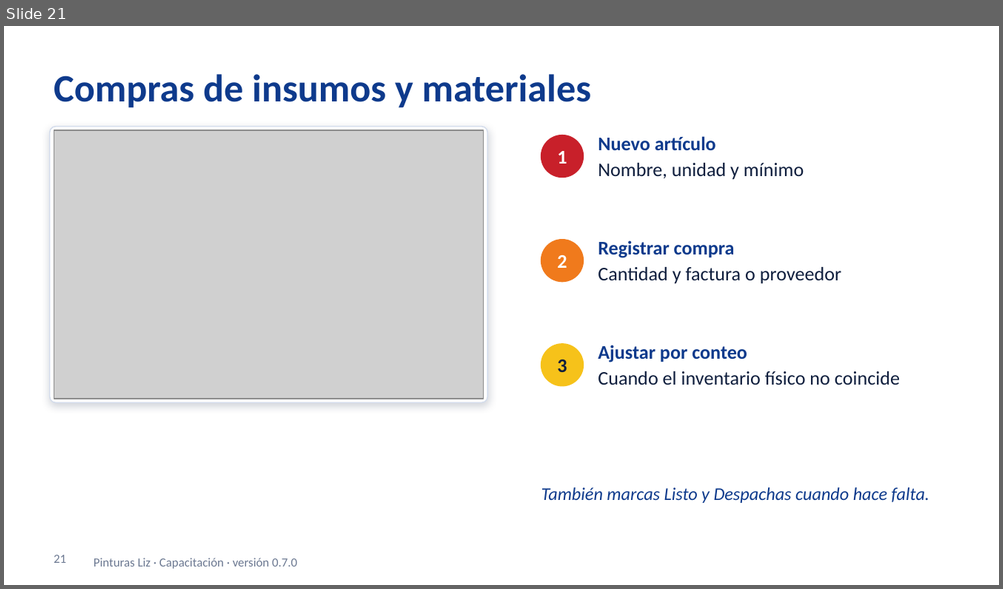
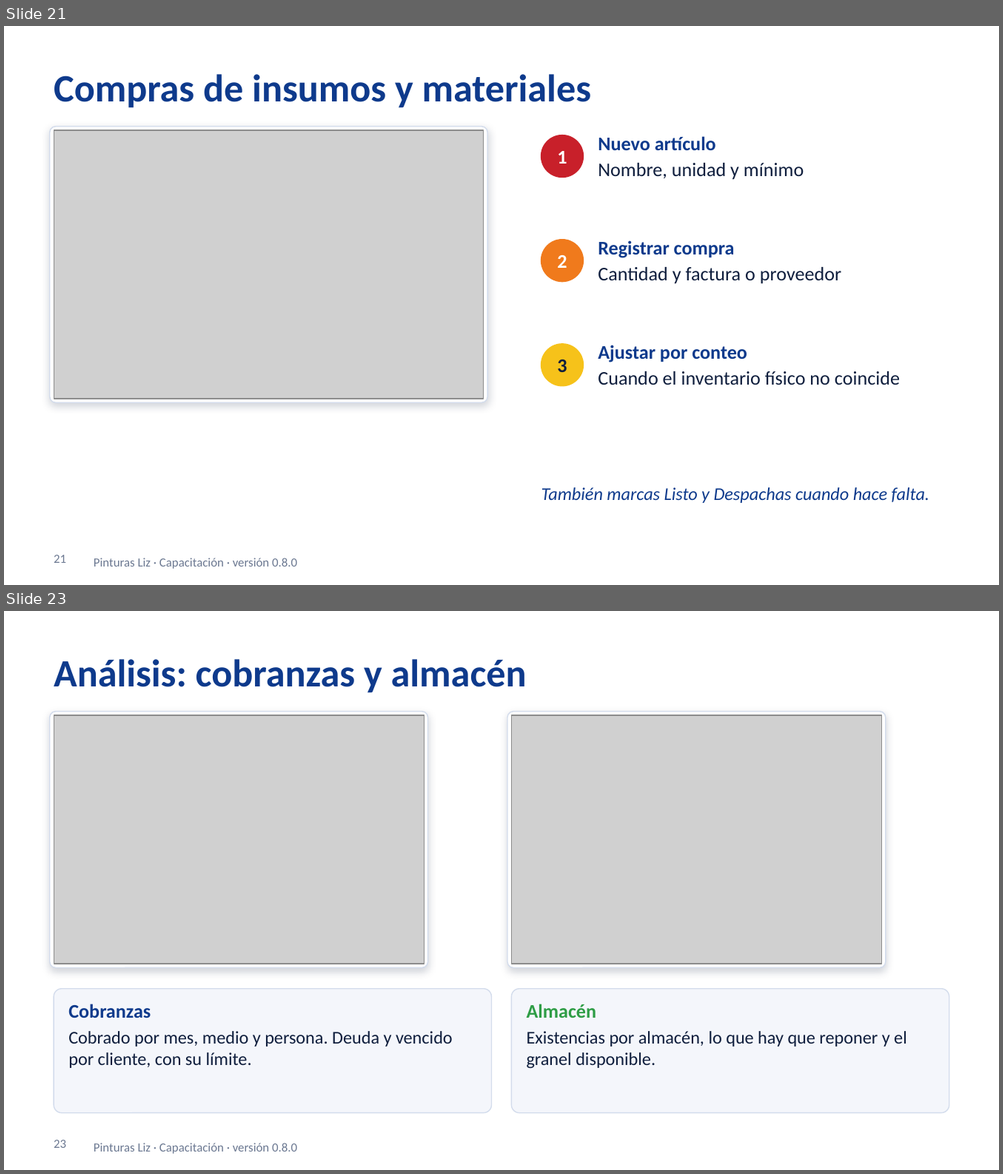
Before and after one commit to estadisticoJ/pinturas-liz-app, a slide deck: docs/capacitacion/capacitacion-pinturas-liz.pptx. Shown one above the other, each under a label of ours: slide 21 before the commit, slides 21 and 23 after it; the slides between them are not shown. The pictures are 1003x589 and 1003x1174 pixels, drawn with LibreOffice and Linux fonts; fonts in the diff are those of the drawing; grey boxes stand for pictures; background and template pictures are left out. Boxes give left, top, right and bottom in pixels: in the first picture for what was removed or moved away, otherwise in the second. Text is boxed around its words. In the diff, an @@ line names an element or a change of style, - is before the commit and + after.

```diff
--- a/docs/capacitacion/capacitacion-pinturas-liz.pptx
+++ b/docs/capacitacion/capacitacion-pinturas-liz.pptx
@@ slide 23 added at box(4, 611, 999, 1170), background #FFFFFF; not listed: 1 template element that a slide beside it also shows @@
@@ title added at box(54, 659, 526, 693), 28 pt, text #0E3A8C, bold @@
+Análisis: cobranzas y almacén
@@ rounded rectangle added at box(50, 712, 428, 968), fill #FFFFFF, outline #D3DCEC 0.75 pt @@
@@ picture added at box(54, 715, 424, 964) @@
@@ rounded rectangle added at box(507, 712, 885, 968), fill #FFFFFF, outline #D3DCEC 0.75 pt @@
@@ picture added at box(511, 715, 881, 964) @@
@@ rounded rectangle added at box(54, 989, 492, 1113), fill #F4F6FB, outline #D3DCEC 0.75 pt @@
@@ text added at box(68, 1004, 452, 1068), 13 pt, text #0F1E3D @@
+Cobranzas
+Cobrado por mes, medio y persona. Deuda y vencido por cliente, con su límite.
@@ rounded rectangle added at box(511, 989, 949, 1113), fill #F4F6FB, outline #D3DCEC 0.75 pt @@
@@ text added at box(526, 1004, 907, 1068), 13 pt, text #0F1E3D @@
+Almacén
+Existencias por almacén, lo que hay que reponer y el granel disponible.
@@ page number added at box(54, 1140, 66, 1148), 9 pt, text #6B7891 @@
+23
@@ slide 21 changed as well @@
@@ text at box(94, 558, 297, 569): text changed @@
-Pinturas Liz · Capacitación · versión 0.7.0
+Pinturas Liz · Capacitación · versión 0.8.0
```
Also in this commit, not shown: 31 other slides changed, 2 other slides added, 34 other files.
